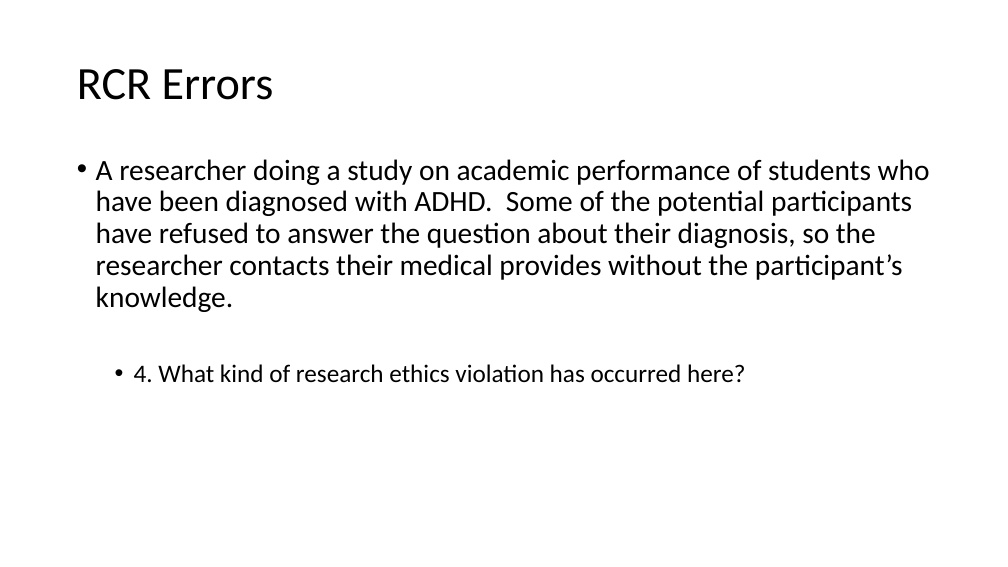
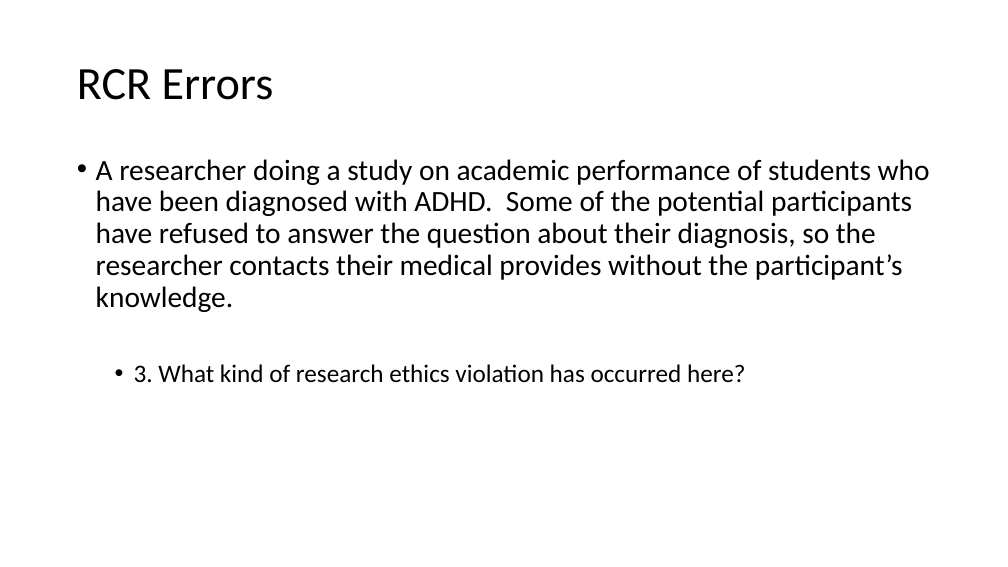
Before and after one commit to preber/Research-Methods, a slide deck: slide 8 of Class Slides 2024/Class 22.pptx (slide 9 before the commit). Drawn at 1008x567 pixels with LibreOffice and Linux fonts; fonts in the diff are those of the drawing. Boxes give left, top, right and bottom in pixels: in the first picture for what was removed or moved away, otherwise in the second. Text is boxed around its words. In the diff, an @@ line names an element or a change of style, - is before the commit and + after.

```diff
--- a/Class Slides 2024/Class 22.pptx
+++ b/Class Slides 2024/Class 22.pptx
@@ text at (x1=134, y1=364, x2=745, y2=383): text changed @@
-  • 4. What kind of research ethics violation has occurred here?
+  • 3. What kind of research ethics violation has occurred here?
```
Also in this commit, not shown: 1 other slide changed, 6 slides added, 1 slide removed, 3 other files.
